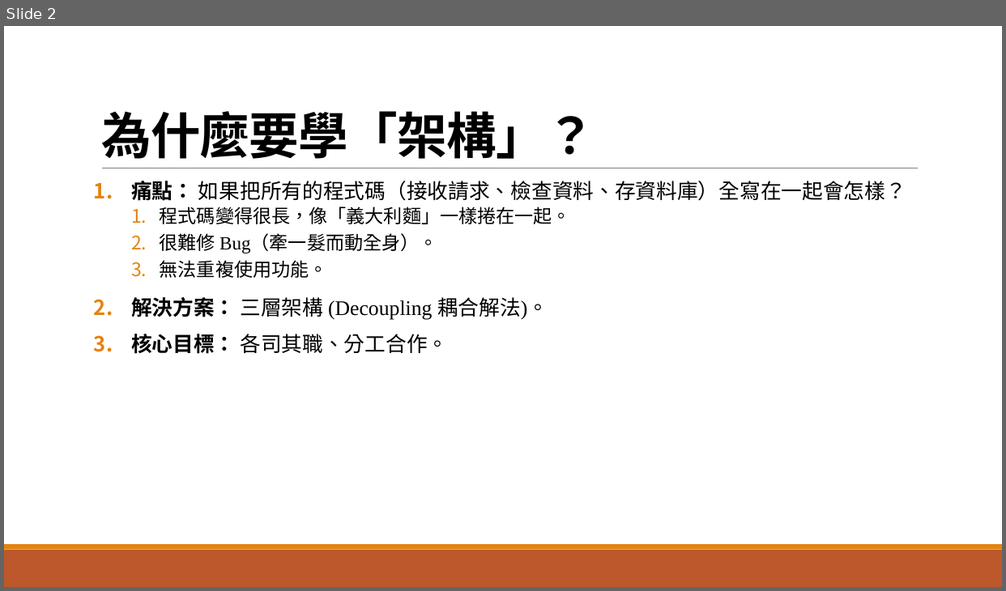
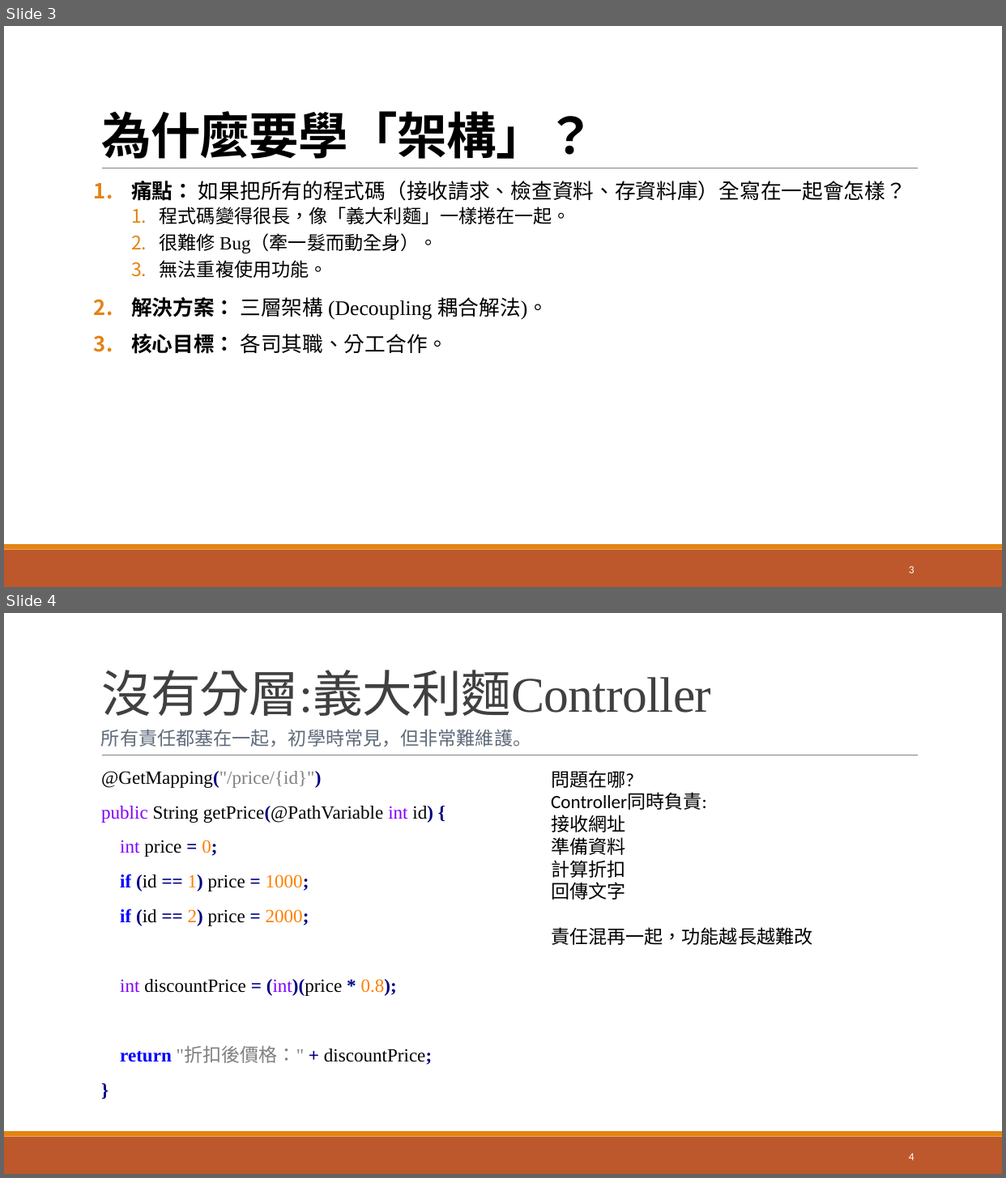
Before and after one commit to GrantChen-XD/CaUpload, a slide deck: JAVA教學.pptx. Shown one above the other, each under a label of ours: slide 2 before the commit, slides 3 and 4 after it. The pictures are 1006x591 and 1006x1178 pixels, drawn with LibreOffice and Linux fonts; fonts in the diff are those of the drawing. Boxes give left, top, right and bottom in pixels: in the first picture for what was removed or moved away, otherwise in the second. Text is boxed around its words. In the diff, an @@ line names an element or a change of style, - is before the commit and + after.

```diff
--- a/JAVA教學.pptx
+++ b/JAVA教學.pptx
@@ slide 4 added at (x1=4, y1=613, x2=1002, y2=1174), background #FFFFFF; not listed: 3 template elements that a slide beside it also shows @@
@@ title added at (x1=101, y1=670, x2=711, y2=716), 48 pt, text #404040 @@
+沒有分層:義大利麵Controller
@@ text added at (x1=101, y1=729, x2=531, y2=747), 18 pt, text #5F6B7A @@
+所有責任都塞在一起，初學時常見，但非常難維護。
@@ text added at (x1=101, y1=771, x2=433, y2=1065), 18 pt, text #000000 @@
+  @GetMapping("/price/{id}")
+  public String getPrice(@PathVariable int id) {
+  int price = 0;
+  if (id == 1) price = 1000;
+  if (id == 2) price = 2000;
+  int discountPrice = (int)(price * 0.8);
+  return "折扣後價格：" + discountPrice;
+  }
@@ text added at (x1=551, y1=770, x2=812, y2=945), 18 pt, text #000000 @@
+問題在哪?
+Controller同時負責:
+接收網址
+準備資料
+計算折扣
+回傳文字
+責任混再一起，功能越長越難改
@@ page number added at (x1=909, y1=1153, x2=914, y2=1161), 10.5 pt, text #FFFFFF @@
+4
@@ what was slide 2 is now slide 3 @@
@@ slide 3 changed as well @@
@@ page number added at (x1=909, y1=566, x2=914, y2=574), 10.5 pt, text #FFFFFF @@
+3
```
Also in this commit, not shown: 7 other slides changed, 6 other slides added, 1 slide removed, 1 other file.
